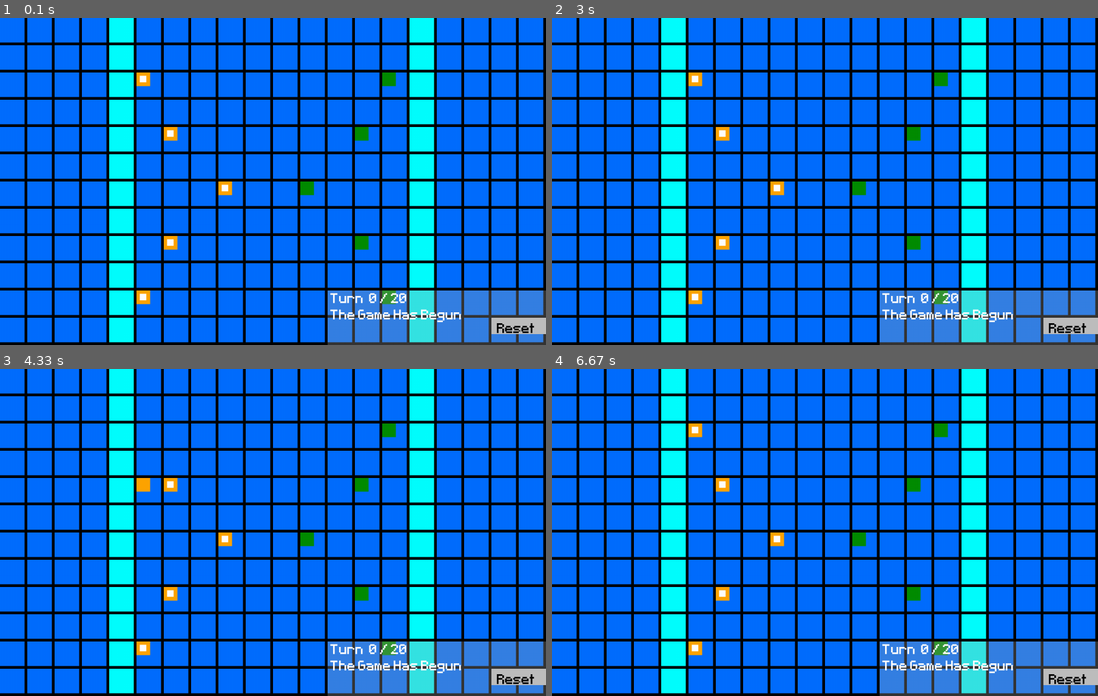
Above: before the commit, frames 1-4 (two rows, left to right).
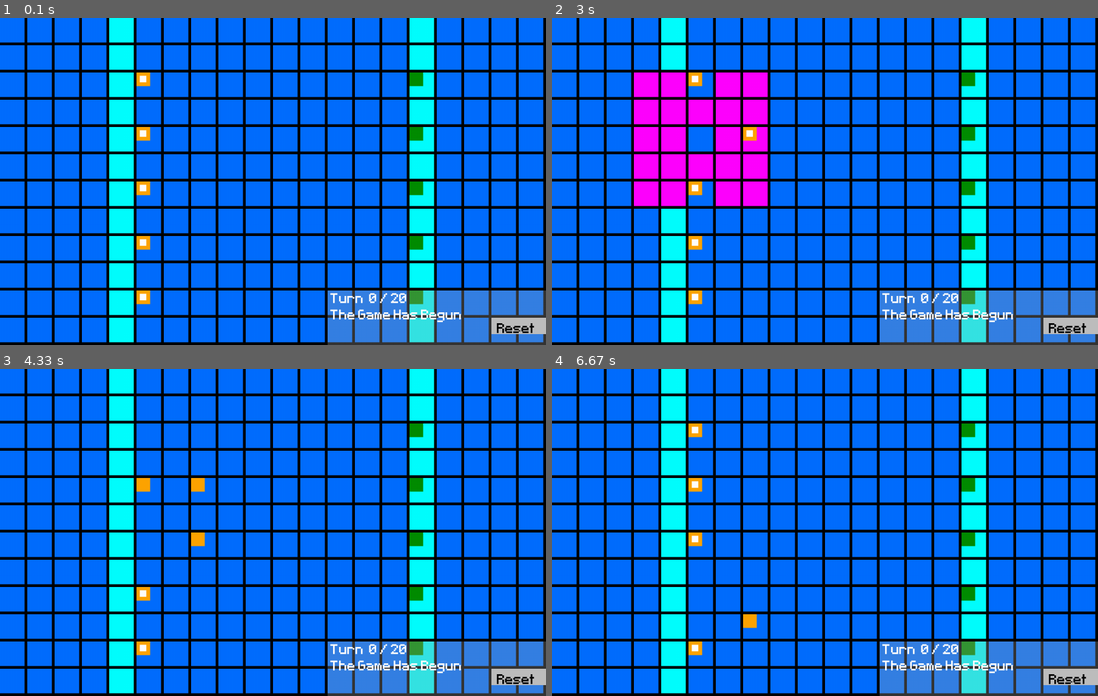
Above: after the commit, the same moments.

Repository: LWhite200/pygames
Game: pygame game, started from Final War/Final War.py
The game is run twice, just before and just after one commit, with the same random seed, the same clock (stepped at 60 frames per second) and the same inputs.
Inputs (mouse positions are in pixels of both pictures, inside the frame that each line leads up to):
- Up to frame 1 (0.1 s): no input
- Up to frame 2 (3 s): press the mouse at (693, 80) at 0.37 s; move the mouse to (748, 86) at 0.47 s; release the mouse at (803, 93) at 0.6 s; press the mouse at (693, 132) at 0.7 s; move the mouse to (819, 135) at 0.8 s; release the mouse at (939, 138) at 0.93 s; press the mouse at (1070, 325) at 1.03 s; move the mouse to (906, 220) at 1.13 s; release the mouse at (748, 112) at 1.27 s; press the mouse at (693, 132) at 2.87 s; move the mouse to (781, 142) at 2.97 s
- Up to frame 3 (4.33 s): release the mouse at (316, 499) at 3.1 s; press the mouse at (141, 431) at 3.2 s; move the mouse to (141, 535) at 3.3 s; release the mouse at (147, 643) at 3.43 s; press the mouse at (141, 539) at 3.53 s; move the mouse to (273, 545) at 3.63 s; release the mouse at (409, 555) at 3.77 s
- Up to frame 4 (6.67 s): click "Reset" at 4.38 s; press the mouse at (693, 431) at 4.7 s; move the mouse to (726, 503) at 4.8 s; release the mouse at (764, 578) at 4.93 s; press the mouse at (1070, 676) at 5.03 s; move the mouse to (1048, 650) at 5.13 s; release the mouse at (1027, 627) at 5.27 s; press the mouse at (693, 594) at 6.37 s; move the mouse to (803, 617) at 6.47 s; release the mouse at (912, 643) at 6.6 s

The runs differ from the first frame. In frame 1, 1.7% of the frame differs, in the area x 25-78%, y 16-88%; in frame 2, 9.1%, in the area x 15-78%, y 16-88%; in frame 3, 1.7%; in frame 4, 1.7%.

Commit message:
Add files via upload

Diff:
--- a/Final War/Final War.py
+++ b/Final War/Final War.py
@@ -199,7 +199,20 @@
                 if plaNear: eneAttack(enemy, plaNear)
         elif es == "WALL":
             print("Wall")
-            if wLoc-1 == (enemy.x // 50 - 1) and not wObj[wLoc-1][enemy.y // 50]:
+
+            # chat gbt why is this crashing?????
+            if wLoc-1 == (enemy.x // 50 - 1) and wObj[wLoc-1][enemy.y // 50]:
+
+                enY = enemy.y // 50
+                DY = [-2, -1, 1, 2]
+                for dy in DY:
+                    if (enY + dy) in range(0, hth) and not wObj[wLoc-1][enY + dy] and not wObj[wLoc][enY + dy]:
+                        print("Please don't crash")
+                        MMM(enemy, 0, dy)
+                        eneWall(wLoc-1, enemy.y // 50)
+                        break
+
+            elif wLoc-1 == (enemy.x // 50 - 1) and not wObj[wLoc-1][enemy.y // 50]:
                 eneWall(wLoc-1, enemy.y // 50)
             else:
                 moveMid(enemy)
@@ -422,8 +435,8 @@
     worldScore[0], worldScore[1] = 0, 0
     nPG, nEG = 0, 0
 
-    fstThird = wth * Fraction(1, 5)
-    sndThird = (wth - fstThird) - 1
+    fstThird = int(wth * Fraction(1, 5))
+    sndThird = int((wth - fstThird) - 1)
 
     for i in range(wth):
         for j in range(hth):
@@ -709,17 +722,17 @@
     fenceObjs = []
 
 
-    PlayerObjs.append(playObj(250, 100, "norm"))
-    PlayerObjs.append(playObj(300, 200, "norm"))
-    PlayerObjs.append(playObj(400, 300, "norm"))
-    PlayerObjs.append(playObj(300, 400, "norm"))
-    PlayerObjs.append(playObj(250, 500, "norm"))
-
-    EnemyObjs.append(enemObj(700, 100))
-    EnemyObjs.append(enemObj(650, 200))
-    EnemyObjs.append(enemObj(550, 300))
-    EnemyObjs.append(enemObj(650, 400))
-    EnemyObjs.append(enemObj(700, 500))
+    PlayerObjs.append(playObj(int(width * Fraction(1, 4)), 100, "norm"))
+    PlayerObjs.append(playObj(int(width * Fraction(1, 4)), 200, "norm"))
+    PlayerObjs.append(playObj(int(width * Fraction(1, 4)), 300, "norm"))
+    PlayerObjs.append(playObj(int(width * Fraction(1, 4)), 400, "norm"))
+    PlayerObjs.append(playObj(int(width * Fraction(1, 4)), 500, "norm"))
+
+    EnemyObjs.append(enemObj(int(width * Fraction(3, 4)), 100))
+    EnemyObjs.append(enemObj(int(width * Fraction(3, 4)), 200))
+    EnemyObjs.append(enemObj(int(width * Fraction(3, 4)), 300))
+    EnemyObjs.append(enemObj(int(width * Fraction(3, 4)), 400))
+    EnemyObjs.append(enemObj(int(width * Fraction(3, 4)), 500))
 
     numTurns = (len(PlayerObjs) + len(EnemyObjs)) * 2
     updateBoard()
